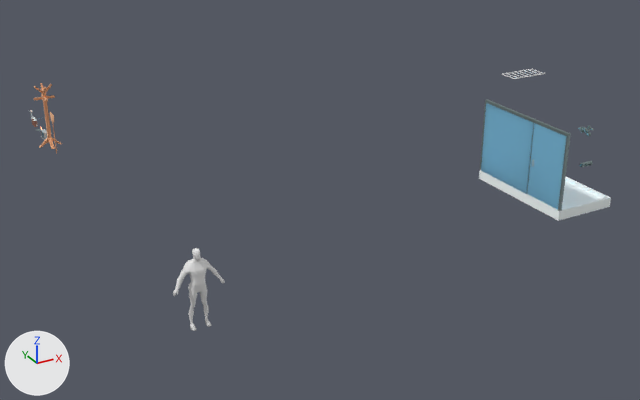
The Blender file Assets/Axtras/Models/Room.blend: old version first, new version second.
Camera for both pictures: a 50 mm camera at (-4.28, -22.12, 7.86) aimed at (5.01, -5.22, -0.58). Lighting does not change. The marker at lower left points along +X, +Y and +Z.

In view in the first picture: 'broom', 'clock', 'coatrack standing', 'light circle', 'male body', 'shower', 'shower door', 'torch', 'vent cover top'.
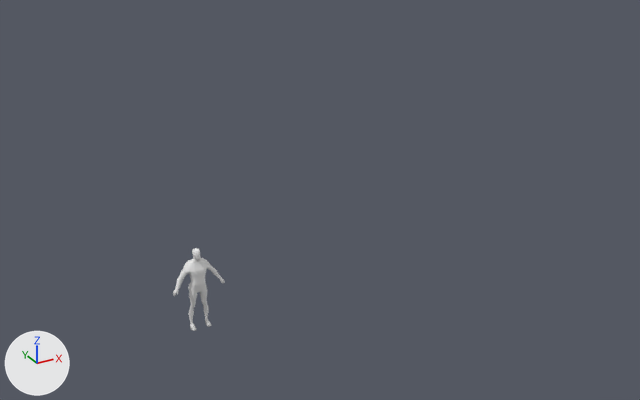
Where the newer file only moved an object's origin or applied its transform, the numbers keep the older frame.

Boxes [x1, y1, x2, y2] around the edits, measured in the pictures (640 x 400 px):
'shower', hidden: before [479, 99, 611, 221]
'shower door', hidden: before [527, 123, 567, 209]
'coatrack standing', hidden: before [34, 83, 62, 149]
'vent cover top', hidden: before [502, 69, 545, 79]
'broom', hidden: before [50, 112, 57, 153]
'clock', hidden: before [41, 129, 47, 140]
'spray', hidden: before [33, 118, 40, 127]
'torch', hidden: before [29, 110, 33, 119]
'flamethrower', hidden: before [32, 117, 36, 125]

What the commit changed:
Object 'shower door' (ob_shower_door) is now hidden.
Object 'vent cover top' (ob_vent_cover_top) is now hidden.
Object 'shower' (ob_shower) is now hidden.
Object 'broom' (ob_broom) is now hidden.
Object 'coatrack standing' (ob_coatrack_standing) is now hidden.
Object 'clock' (ob_clock) is now hidden.
Object 'phone' (ob_phone) is now hidden.
Object 'spotlight' (ob_spotlight) is now hidden.
Object 'light circle' (ob_light_circle) is now hidden.
Object 'spray' (ob_spray) is now hidden.
Object 'lighter' (ob_lighter) is now hidden.
Object 'flamethrower' (ob_flamethrower) is now hidden.
Object 'torch' (ob_torch) is now hidden.
